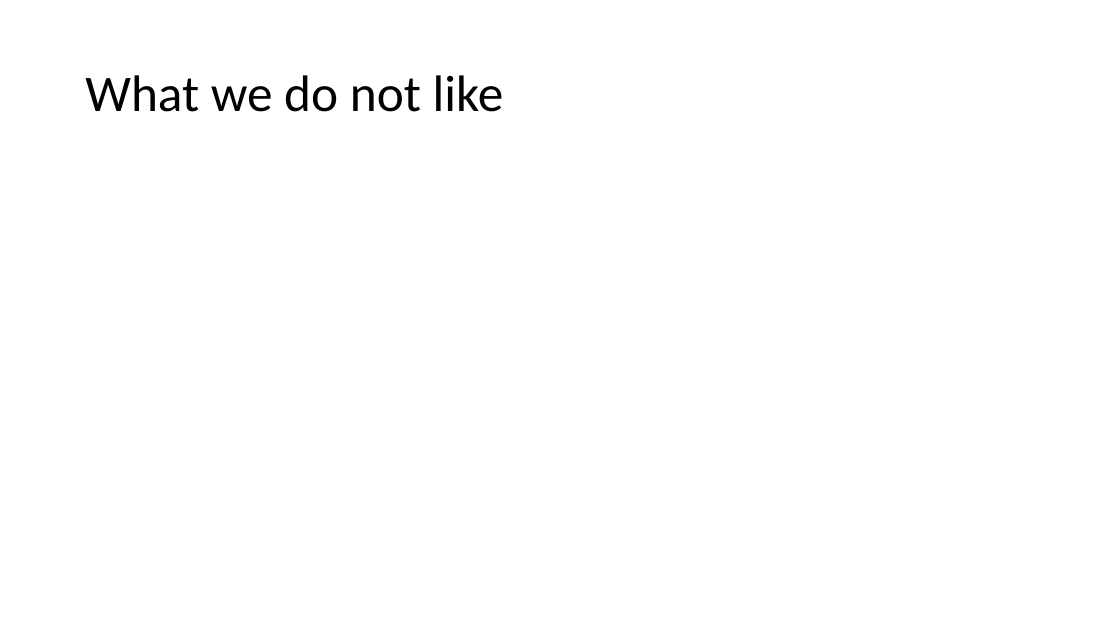
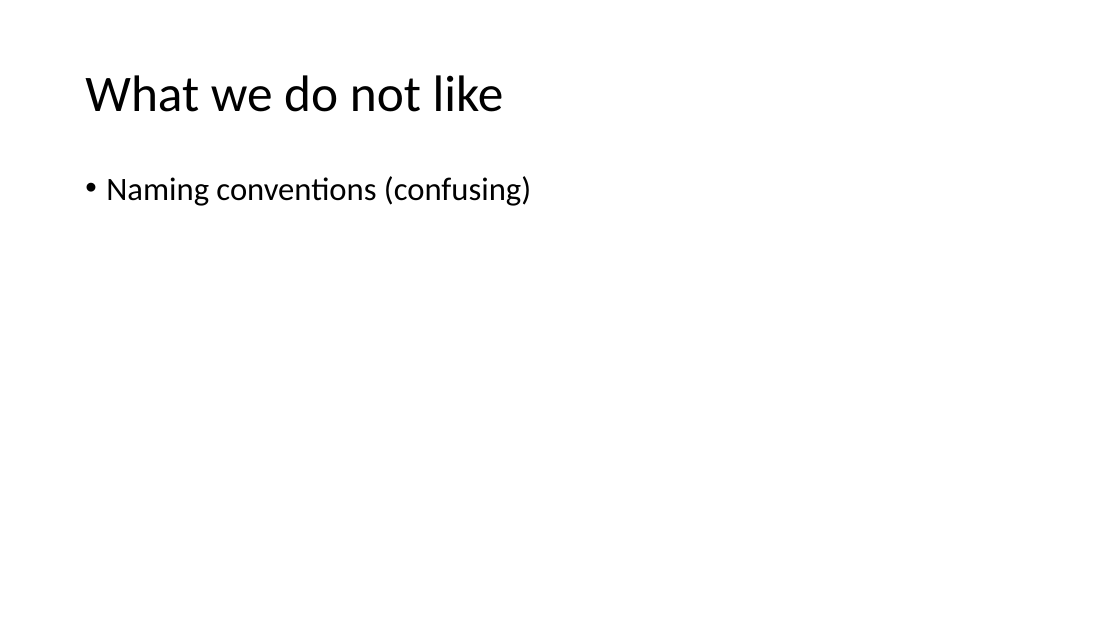
Before and after one commit to 200914ROC2/Training, a slide deck: slide 19 of 7Week-DevOps-AWS/7w-aws-devops.pptx (slide 13 before the commit). Drawn at 1120x630 pixels with LibreOffice and Linux fonts; fonts in the diff are those of the drawing. Boxes give left, top, right and bottom in pixels: in the first picture for what was removed or moved away, otherwise in the second. Text is boxed around its words. In the diff, an @@ line names an element or a change of style, - is before the commit and + after.

Commit message:
updated ppt

```diff
--- a/7Week-DevOps-AWS/7w-aws-devops.pptx
+++ b/7Week-DevOps-AWS/7w-aws-devops.pptx
@@ text added at <box>106,176,531,206</box>, 28 pt, text #000000 @@
+• Naming conventions (confusing)
```
Also in this commit, not shown: 2 other slides changed, 6 slides added.
